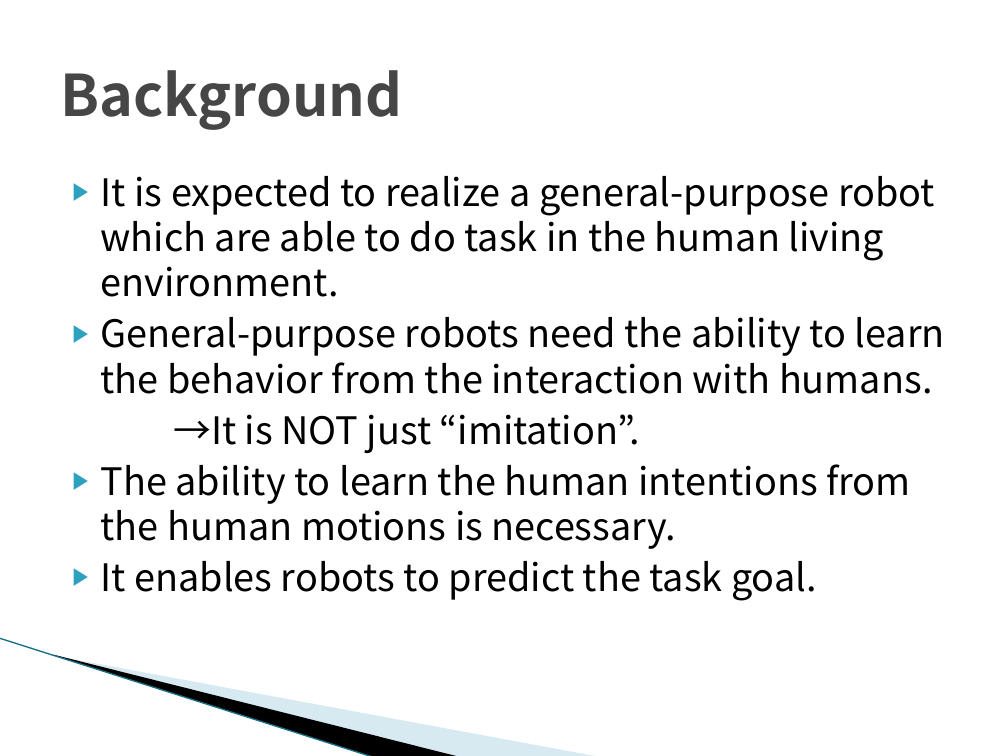
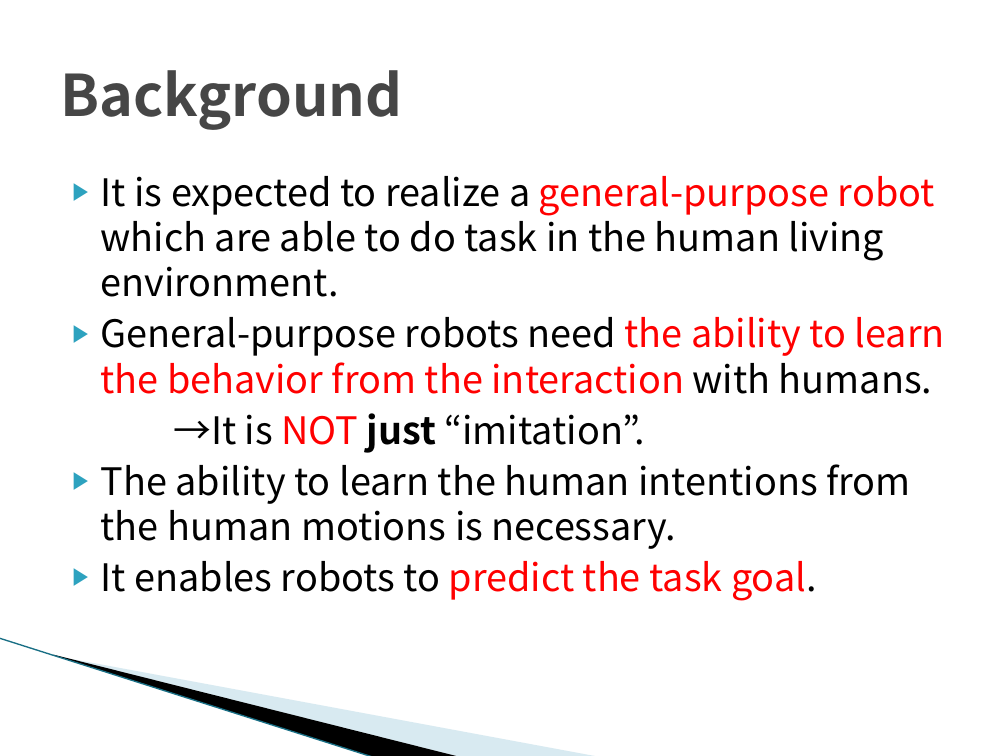
Before and after one commit to TetsuyaKomota/GitforEclipseTest, a slide deck: slide 2 of IntentionLearning/memo/Understanding Intentions(for seminar).pptx. Drawn at 1008x756 pixels with LibreOffice and Linux fonts; fonts in the diff are those of the drawing; background and template pictures are left out. Boxes give left, top, right and bottom in pixels: in the first picture for what was removed or moved away, otherwise in the second. Text is boxed around its words. In the diff, an @@ line names an element or a change of style, - is before the commit and + after.

```diff
--- a/IntentionLearning/memo/Understanding Intentions(for seminar).pptx
+++ b/IntentionLearning/memo/Understanding Intentions(for seminar).pptx
@@ text at <box>101,176,945,601</box>: text colour #000000 to #FF0000 in "general-purpose robot", "the ability to learn the behavior from ...", "NOT", "predict the task goal."; bold on in "just" @@
```
Also in this commit, not shown: 12 other slides changed, 6 slides added, 2 other files.
